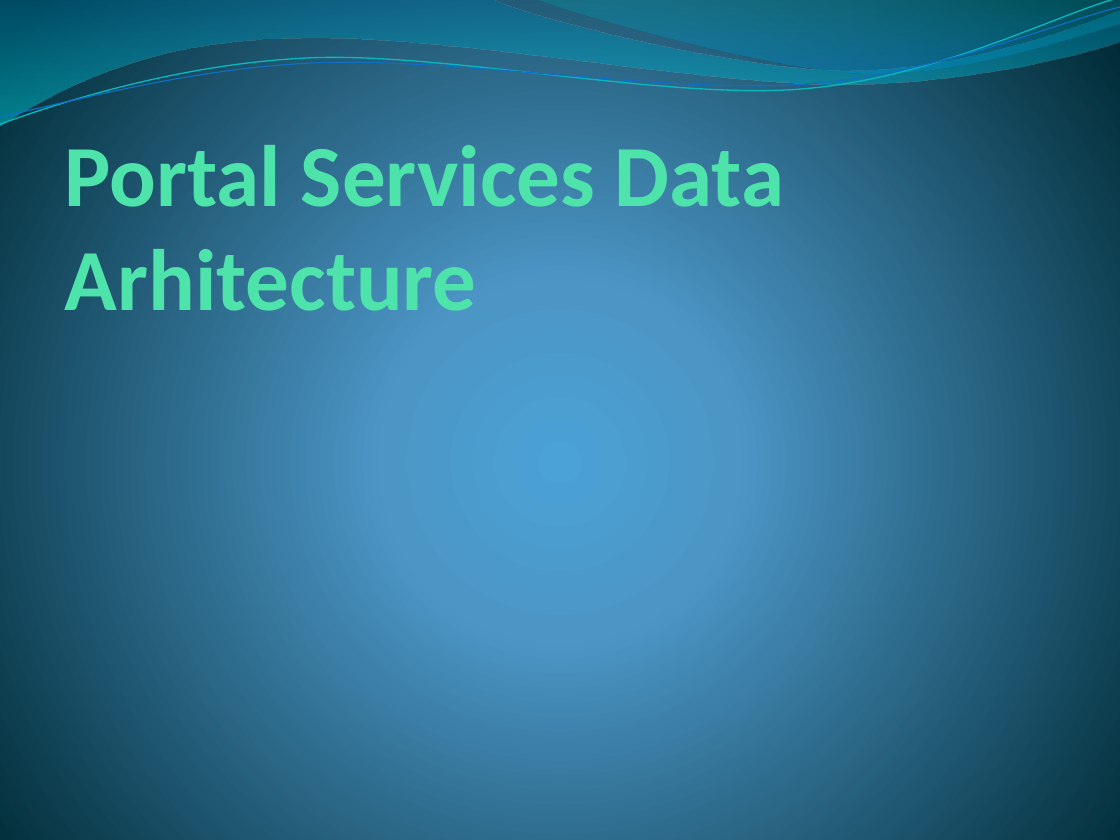
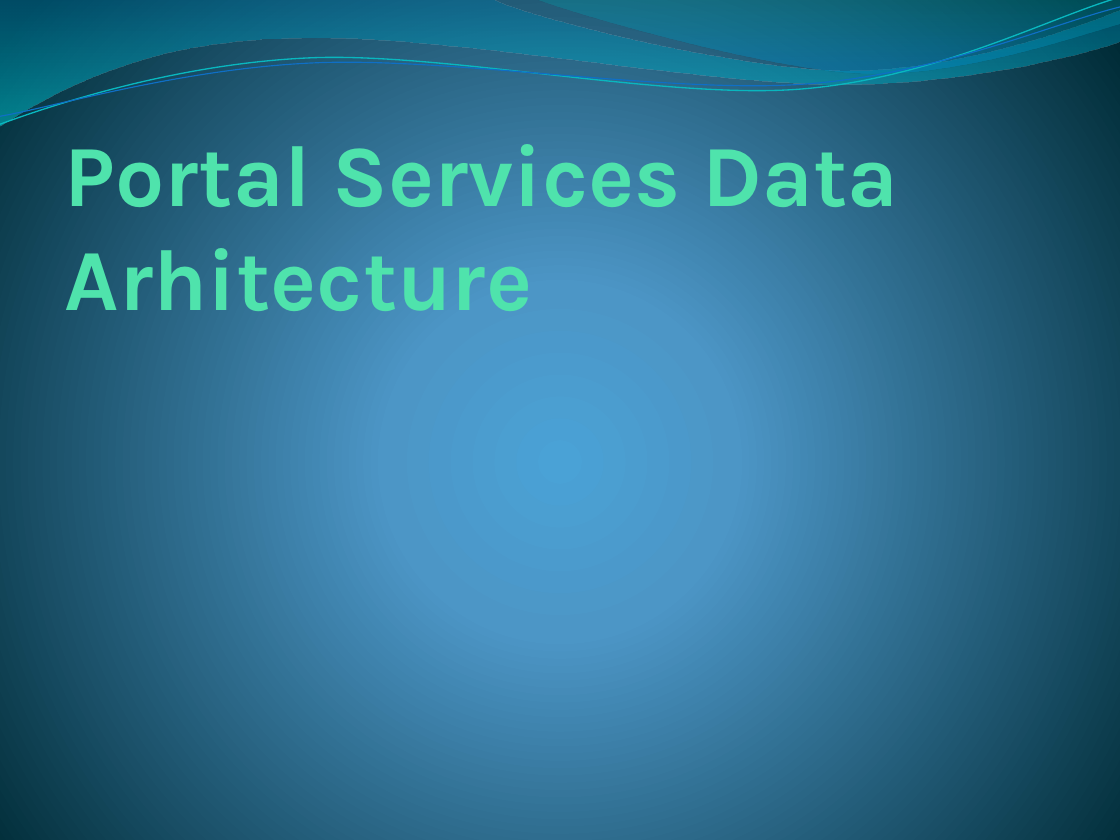
Before and after one commit to Serzol64/investportalAplex, a slide deck: slide 13 of PortalServices.pptx. Drawn at 1120x840 pixels with LibreOffice and Linux fonts; fonts in the diff are those of the drawing. Boxes give left, top, right and bottom in pixels: in the first picture for what was removed or moved away, otherwise in the second. Text is boxed around its words. In the diff, an @@ line names an element or a change of style, - is before the commit and + after.

Commit message:
Admin Services Forms Editor Alpha 1

```diff
--- a/PortalServices.pptx
+++ b/PortalServices.pptx
@@ title "Portal Services Data Arhitecture" at [65, 127, 899, 332]: font Calibri to Karla @@
```
Also in this commit, not shown: 16 other slides changed, 1 other file.
